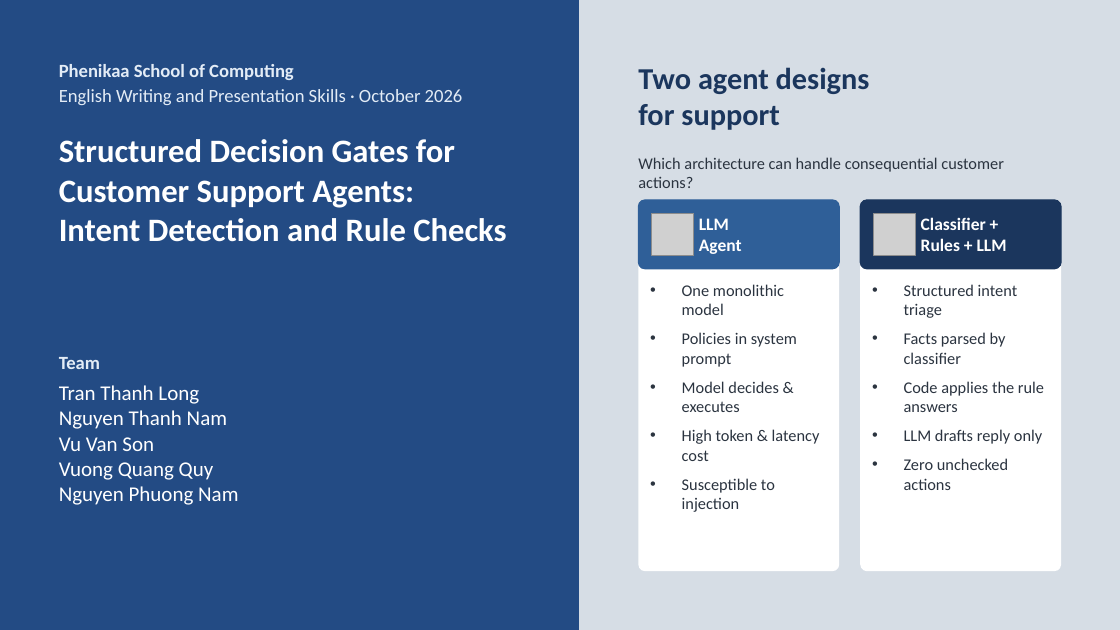
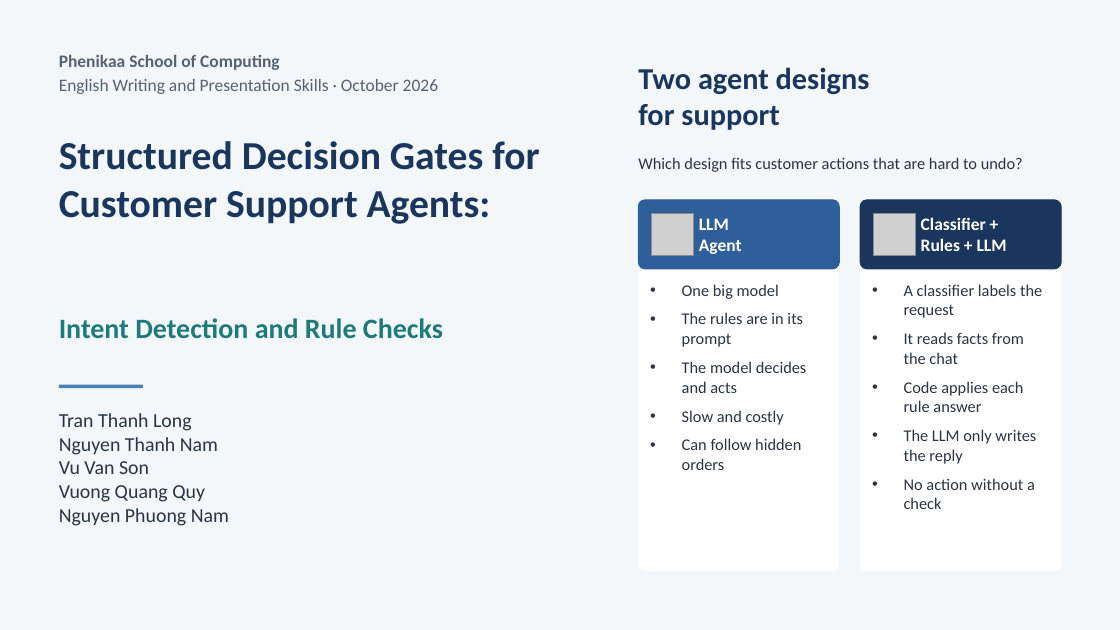
Before and after one commit to neilonthesky/english-presentation, a slide deck: slide 1 of slides/deck.pptx. Drawn at 1120x630 pixels with LibreOffice and Linux fonts; fonts in the diff are those of the drawing; grey boxes stand for pictures; background and template pictures are left out. Boxes give left, top, right and bottom in pixels: in the first picture for what was removed or moved away, otherwise in the second. Text is boxed around its words. In the diff, an @@ line names an element or a change of style, - is before the commit and + after.

```diff
--- a/slides/deck.pptx
+++ b/slides/deck.pptx
@@ background #234B84 to picture (left out) @@
@@ rectangle removed at bbox=[580, 0, 1120, 630] @@
@@ text "Phenikaa School of Computing": place and size @@
-text "Phenikaa School of Computing" at bbox=[59, 64, 463, 105]
+text "Phenikaa School of Computing" at bbox=[59, 54, 438, 94]
@@ text "Phenikaa School of Computing" at bbox=[59, 54, 438, 94]: size 16 to 15 pt, text colour #E3ECF6 to #56636F @@
@@ rounded rectangle added at bbox=[609, 38, 1091, 592], fill #F4F7FA at 94% opacity, outline #F4F7FA 1 pt @@
@@ text at bbox=[59, 141, 539, 224]: text changed; size 28 to 34 pt; text colour #FFFFFF to #1B365D @@
-Structured Decision Gates for
-Customer Support Agents:
-Intent Detection and Rule Checks
+Structured Decision Gates for Customer Support Agents:
@@ text at bbox=[638, 157, 1023, 172]: text changed @@
-Which architecture can handle consequential customer actions?
+Which design fits customer actions that are hard to undo?
@@ text at bbox=[682, 284, 806, 470]: text changed @@
-• One monolithic model
-• Policies in system prompt
-• Model decides & executes
-• High token & latency cost
-• Susceptible to injection
+• One big model
+• The rules are in its prompt
+• The model decides and acts
+• Slow and costly
+• Can follow hidden orders
@@ text at bbox=[904, 284, 1042, 509]: text changed @@
-• Structured intent triage
-• Facts parsed by classifier
-• Code applies the rule answers
-• LLM drafts reply only
-• Zero unchecked actions
+• A classifier labels the request
+• It reads facts from the chat
+• Code applies each rule answer
+• The LLM only writes the reply
+• No action without a check
@@ text added at bbox=[59, 318, 443, 338], 24 pt, text #1F7A7A, bold @@
+Intent Detection and Rule Checks
@@ text removed at bbox=[59, 357, 100, 369] @@
-Team
@@ line added from (59, 386) to (143, 386), #4A82B8 3 pt @@
@@ text "Tran Thanh Long": place and size @@
-text "Tran Thanh Long" at bbox=[59, 385, 238, 505]
+text "Tran Thanh Long" at bbox=[59, 413, 229, 526]
@@ text "Tran Thanh Long" at bbox=[59, 413, 229, 526]: size 18 to 17 pt, text colour #FFFFFF to #2B3440 @@
```
Also in this commit, not shown: 5 other slides changed, 2 slides added, 12 other files.
